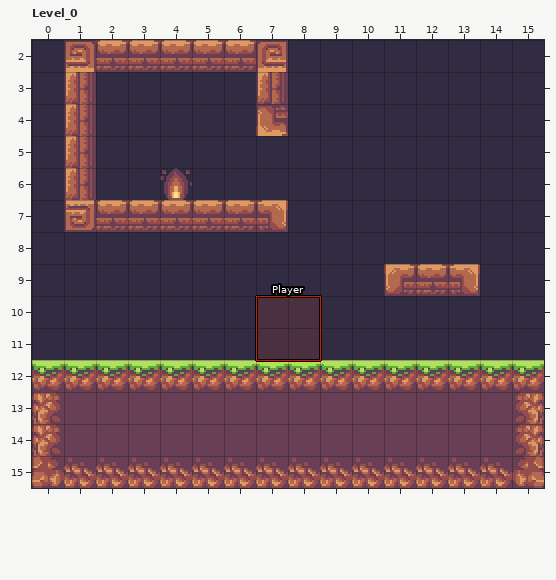
Two states of a LDtk project, assets/example_platformer.ldtk. The picture above is the old version.
Cells are 16x16 px. Shown: Level_0 x 0..15, y 2..15.
Now the later version:
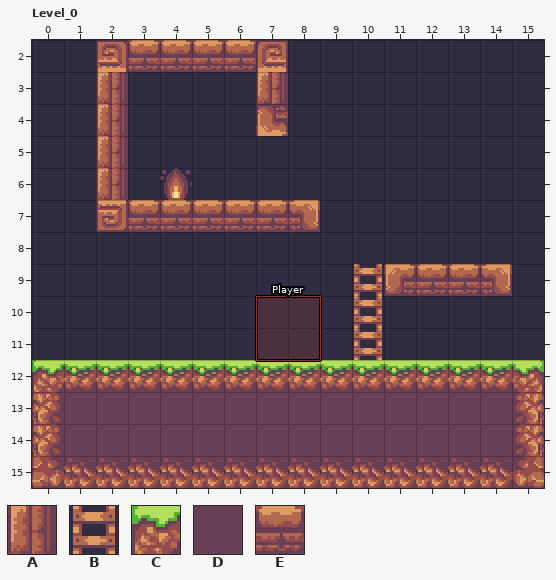
Key: from "Collisions": A 1 "Walls", B 2 "Ladders", C 3 "Ground"; from "Ground": D 1; from "Walls": E 1.
_ is an empty cell, . an unchanged one.
Author's note on the commit: added basic systems for platformer
The edit:
--- layer "Backgrounds"
@@ x 1..7 @@
- 2 EE.....
- 3 E......
- 4 E......
- 5 E......
- 6 E......
- 7 EE....E
+ 2 __.....
+ 3 _......
+ 4 _......
+ 5 _......
+ 6 _......
+ 7 __...._
@@ x 13..13 @@
- 9 E
+ 9 _
--- layer "Collisions"
@@ x 2..8 @@
- 2 _......
- 3 _......
- 4 _......
- 5 _......
- 6 _......
- 7 _....__
+ 2 A......
+ 3 A......
+ 4 A......
+ 5 A......
+ 6 A......
+ 7 A....AA
@@ x 0..15 @@
- 9 .........._..__.
-10 .........._.....
-11 .........._.....
-12 D..............D
+ 9 ..........B..AA.
+10 ..........B.....
+11 ..........B.....
+12 C..............C
